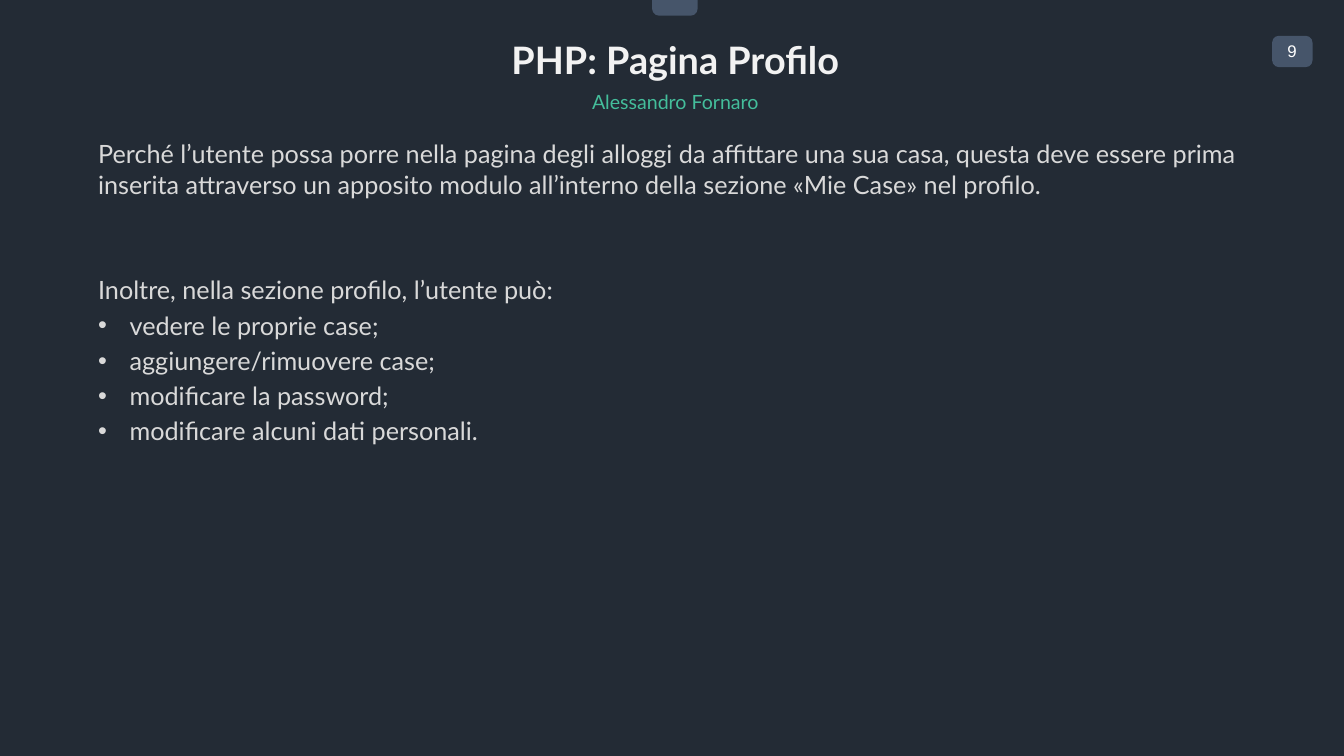
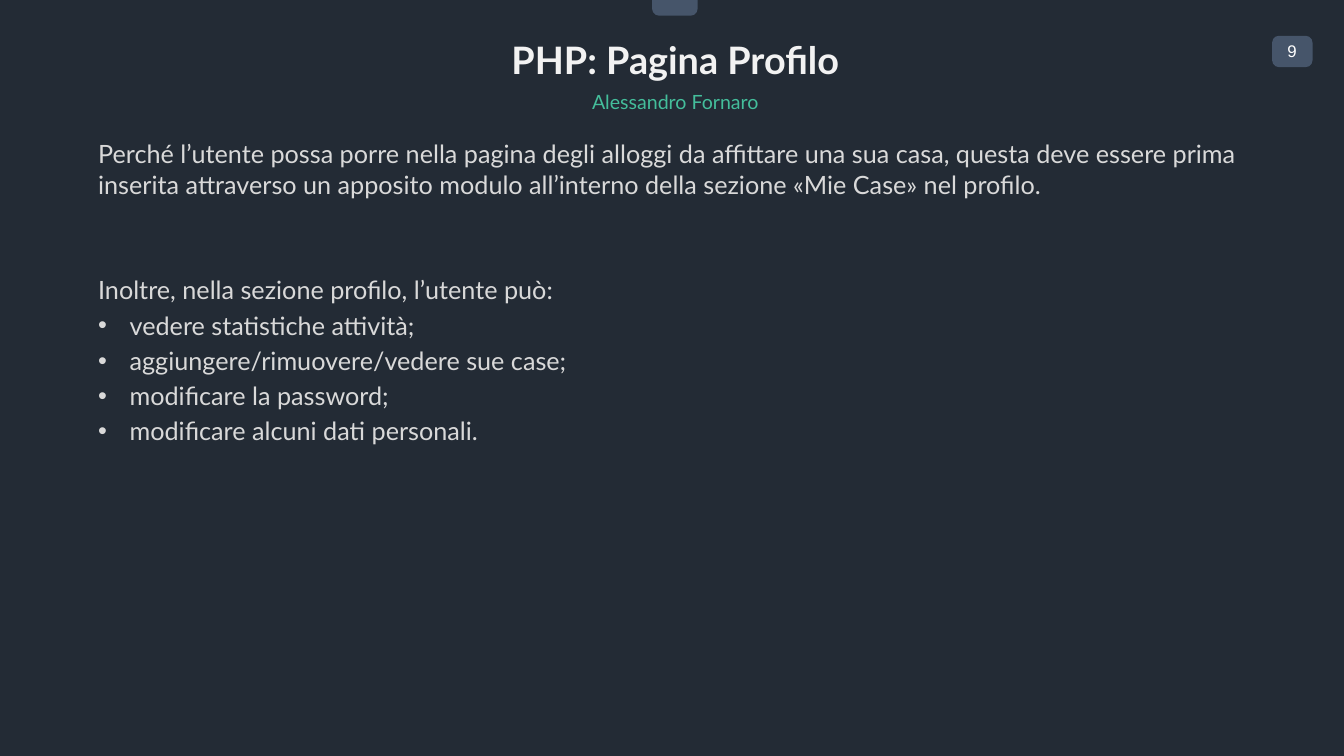
Before and after one commit to fornaroale/FastHome, a slide deck: slide 9 of Deliverable/Presentazione Ufficiale.pptx. Drawn at 1344x756 pixels with LibreOffice and Linux fonts; fonts in the diff are those of the drawing. Boxes give left, top, right and bottom in pixels: in the first picture for what was removed or moved away, otherwise in the second. Text is boxed around its words. In the diff, an @@ line names an element or a change of style, - is before the commit and + after.

```diff
--- a/Deliverable/Presentazione Ufficiale.pptx
+++ b/Deliverable/Presentazione Ufficiale.pptx
@@ text at bbox=[130, 316, 566, 375]: text changed @@
-• vedere le proprie case;
-• aggiungere/rimuovere case;
+• vedere statistiche attività;
+• aggiungere/rimuovere/vedere sue case;
```
Also in this commit, not shown: 3 other slides changed, 3 slides added, 1 slide removed.
